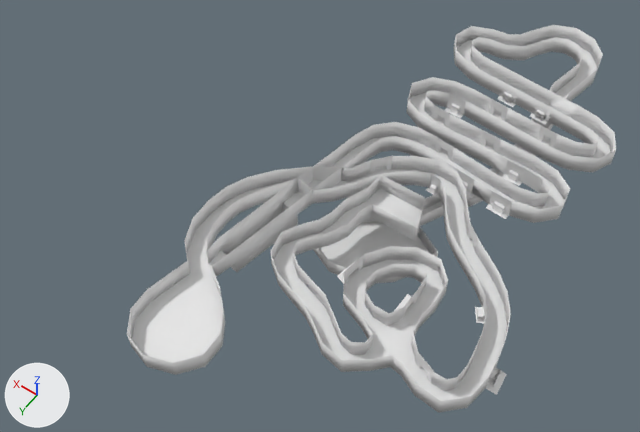
One commit to the FBX model Assets/Untitled.fbx: the scene before it, then after it.
Both versions are drawn from a 50 mm lens placed at (-27.7, 45.4, 67.1), pointed at (4.9, -0.3, -4.7). Arrows for +X, +Y and +Z are at lower left; the lights stay in place.

The older version as bpy lines, for what is in view:
```python
me_plane_003 = bpy.data.meshes.new('Plane.003')
me_plane_003.from_pydata(...)  # 1311 vertices, 1304 faces; spans x -19.0..11.5, y -33.9..24.3, z -3.0..2.5
me_plane_005 = bpy.data.meshes.new('Plane.005')
me_plane_005.from_pydata(...)  # 192 vertices, 176 faces; spans x -19.5..2.0, y -6.5..11.7, z -0.2..2.1
me_plane_006 = bpy.data.meshes.new('Plane.006')
me_plane_006.from_pydata(...)  # 220 vertices, 202 faces; spans x -12.96..0.75, y -19.2..-7.6, z -0.01..2.03
ob_plane_001 = bpy.data.objects.new('Plane.001', me_plane_005)
ob_plane_001.location = (0.0, 0.0, 0.0)
ob_plane_002 = bpy.data.objects.new('Plane.002', me_plane_003)
ob_plane_002.location = (0.0, 0.0, 0.0)
ob_plane_003 = bpy.data.objects.new('Plane.003', me_plane_006)
ob_plane_003.location = (0.0, 0.0, 0.0)
# also in view: 'Plane' at (-4.3, -4.8, -1.3)
```
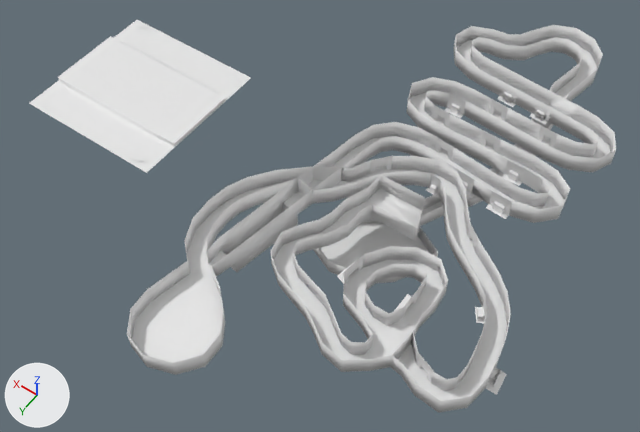
Where the change shows, as pixel boxes [x1, y1, x2, y2] in the pictures (640 x 432 px):
'Plane.012', added: after [42, 27, 239, 163]
'Plane.011', added: after [29, 20, 251, 173]
'Plane.013', added: after [392, 332, 413, 359]

The change, as a diff of the scene's bpy script:
```diff
--- a/Assets/Untitled.fbx.py
+++ b/Assets/Untitled.fbx.py
@@ mat_material_002 @@
+mat_material_002 = principled_material('Material.002')
+mat_material_002.base_color = (0.8, 0.8, 0.8)  # white #e7e7e7
@@ me_mesh @@
+me_mesh.from_pydata(...)  # 281 vertices, 256 faces; spans x -8.4..8.4, y -8.4..8.4, z 0.2..0.7
+me_mesh.materials.append(mat_material_002)  # white #e7e7e7
@@ me_plane_006_1 @@
+me_plane_006_1.from_pydata([(-11.46, 12.41, 0.0), (-11.46, 12.41, 2.03), (-11.7, 9.44, 0.0), (-11.7, 9.44, 2.03), (-11.47, 12.41, 0.0), (-11.47, 12.41, 2.03), (-11.71, 9.44, 0.0), (-11.71, 9.44, 2.03)], [], [(1, 3, 2, 0), (5, 4, 6, 7), (1, 0, 4, 5), (2, 3, 7, 6), (3, 1, 5, 7), (0, 2, 6, 4)])
@@ me_plane_005_1 @@
+me_plane_005_1.from_pydata([(-8.4, -8.4, 0.2), (8.4, -8.4, 0.2), (-8.4, 8.4, 0.2), (8.4, 8.4, 0.2)], [], [(0, 1, 3, 2)])
+me_plane_005_1.materials.append(mat_material_002)  # white #e7e7e7
@@ ob_plane_012 @@
+ob_plane_012 = bpy.data.objects.new('Plane.012', me_mesh)
+ob_plane_012.location = (28.26, 0.0, 0.0)
@@ ob_plane_013 @@
+ob_plane_013 = bpy.data.objects.new('Plane.013', me_plane_006_1)
+ob_plane_013.location = (0.0, 0.0, 0.0)
@@ ob_plane_011 @@
+ob_plane_011 = bpy.data.objects.new('Plane.011', me_plane_005_1)
+ob_plane_011.location = (28.26, 0.0, 0.0)
```
